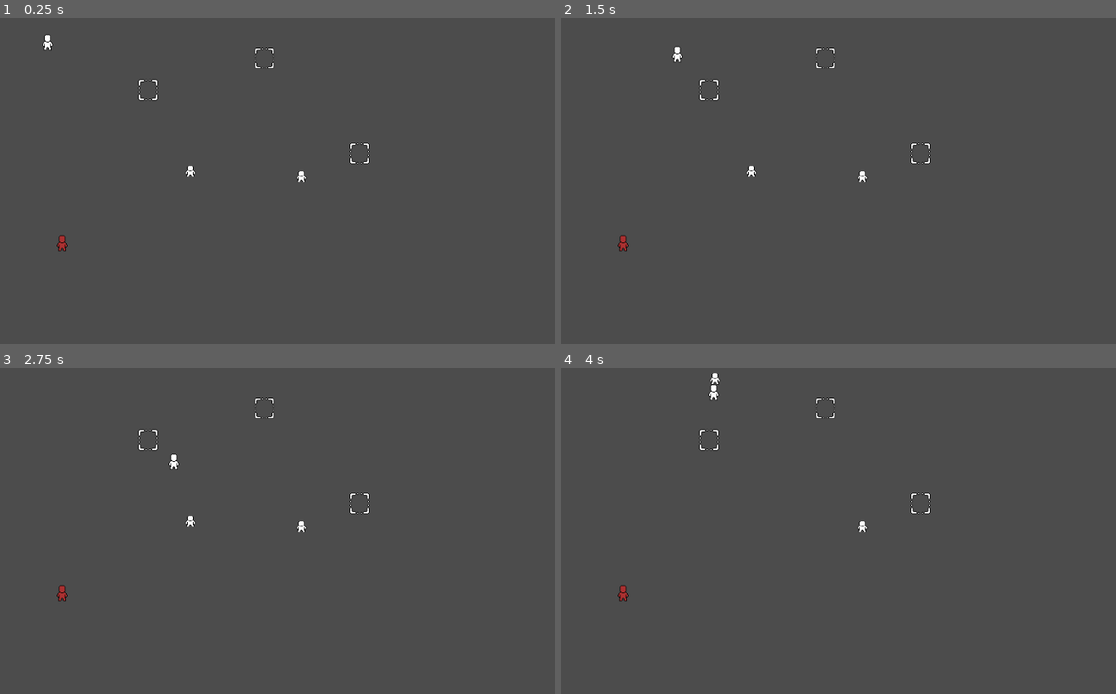
Above: before the commit, frames 1-4 (two rows, left to right).
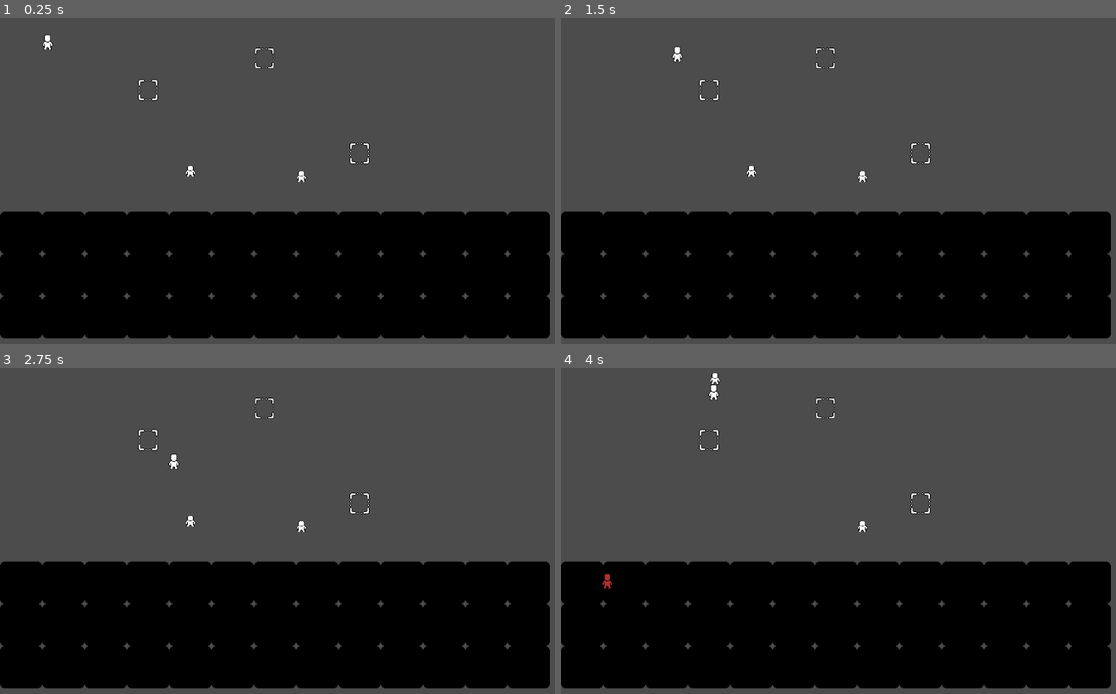
Above: after the commit, the same moments.

Repository: Geminimax/GamingJam2020
Game: Godot game, scene res://Test/CharacterTestScene.tscn
The game is run twice, just before and just after one commit, with the same random seed, the same clock (stepped at 60 frames per second) and the same inputs. The engine's default icon, where the game draws it, is replaced by a stand-in: a white triangle on a blue panel in a dark square.
Inputs (mouse positions are in pixels of both pictures, inside the frame that each line leads up to):
- Up to frame 1 (0.25 s): no input
- Up to frame 2 (1.5 s): tap Enter at 0.5 s; move the mouse to (1049, 177) at 0.52 s; hold Right (move_right) 0.53-1.28 s; tap Z (drop_tower) at 0.6, 1.35 s; move the mouse to (766, 216) at 1.27 s; hold S (move_down) from 1.28 s (still down)
- Up to frame 3 (2.75 s): tap Space at 2 s; move the mouse to (405, 462) at 2.02 s; release S (move_down) at 2.03 s; hold Right (move_right) from 2.03 s (still down); tap Z (drop_tower) at 2.1 s
- Up to frame 4 (4 s): move the mouse to (866, 628) at 2.77 s; release Right (move_right) at 2.78 s; hold Up (move_up) 2.78-3.53 s; tap Z (drop_tower) at 2.85, 3.6 s; move the mouse to (1104, 609) at 3.52 s; hold A (move_left) from 3.53 s (still down)

The runs differ from the first frame. In frame 1, 38% of the frame differs, in the area x 0-100%, y 59-99%; in frame 2, 38%; in frame 3, 38%; in frame 4, 38%.

Commit message:
enemy spawner half-done

Diff:
--- /dev/null
+++ b/Nodes/Character/Enemy/EnemySpawner.gd
@@ -0,0 +1,59 @@
+extends Node2D
+
+export (PackedScene) var Enemy
+
+var nav_2d: Navigation2D = null setget setnav_2d
+var start = Vector2(70, 350)
+var end = Vector2(700, 450)
+var path = null
+var reset_path = true
+
+var is_ready = false
+
+func _ready():
+    set_process(false)
+    print("enemy spawner ready")
+
+func _process(delta):
+    pass
+
+
+func gen_path(start: Vector2, end: Vector2):
+    var new_path = nav_2d.get_simple_path(start, end)
+    path = new_path
+
+# TODO @arsukeey Fazer o start e end (objective) serem recebidos por argumentos aqui
+func setnav_2d(value: Navigation2D):
+    if value != null:
+        nav_2d = value
+        gen_path(start, end)
+        $WaveCooldown.start()
+        is_ready = true
+
+const ENEMIES_PER_WAVE = 3
+
+var enemies_count = 0
+var wave = false
+
+func spawn_wave():
+    print(path)
+    print("spawning wave")
+    wave = true
+    $EnemyCooldown.start()
+
+func _on_EnemyCooldown_timeout():
+    print("timeout enemy cooldown")
+    if enemies_count >= ENEMIES_PER_WAVE:
+        enemies_count = 0
+        wave = false
+        $EnemyCooldown.stop()
+    spawn_enemy()
+    enemies_count += 1
+
+func spawn_enemy():
+    print("spawning enemy")
+    var enemy = Enemy.instance()
+    add_child(enemy)
+    print(enemy)
+    enemy.position = start
+    enemy.set_path(path)
--- /dev/null
+++ b/Nodes/Character/Enemy/EnemySpawner.tscn
@@ -0,0 +1,16 @@
+[gd_scene load_steps=3 format=2]
+
+[ext_resource path="res://Nodes/Character/Enemy/EnemySpawner.gd" type="Script" id=1]
+[ext_resource path="res://Nodes/Character/Enemy/GenericEnemy.tscn" type="PackedScene" id=2]
+
+[node name="Node2D" type="Node2D"]
+script = ExtResource( 1 )
+Enemy = ExtResource( 2 )
+
+[node name="WaveCooldown" type="Timer" parent="."]
+wait_time = 3.0
+
+[node name="EnemyCooldown" type="Timer" parent="."]
+wait_time = 0.4
+[connection signal="timeout" from="WaveCooldown" to="." method="spawn_wave"]
+[connection signal="timeout" from="EnemyCooldown" to="." method="_on_EnemyCooldown_timeout"]
--- a/Nodes/Character/Enemy/GenericEnemy.gd
+++ b/Nodes/Character/Enemy/GenericEnemy.gd
@@ -1,25 +1,20 @@
 extends Node2D
 
-onready var nav_2d: Navigation2D = $Navigation2D
+onready var nav_2d: Navigation2D = get_parent().get_node("Level")
 onready var caminho: Line2D = $Caminho
 
-var speed = 50.0
+var speed = 110.0
 var path = PoolVector2Array() setget set_path
 
 func _ready():
+    print("ENEMY READY")
     set_process(false)
-    var objective = get_parent().get_node("EnemyObjective").global_position
-    var new_path = nav_2d.get_simple_path(global_position, objective)
-    print(new_path)
-    caminho.points = new_path
-    set_path(new_path)
 
 func _process(delta):
     var move_dist = speed * delta
     move_along_path(move_dist)
 
 func move_along_path(distance: float):
-    print("move_along_path")
     var start_point = position
     for i in range(path.size()):
         var distance_to_next = start_point.distance_to(path[0])
@@ -29,9 +24,13 @@
         elif path.size() == 1 and distance > distance_to_next:
             position = path[0]
             set_process(false)
+            handle_enemy_reaching_end()
         distance -= distance_to_next
         start_point = path[0]
         path.remove(0)
+
+func handle_enemy_reaching_end():
+    queue_free()
 
 func set_path(value: PoolVector2Array):
     path = value
--- a/Nodes/Character/Enemy/GenericEnemy.tscn
+++ b/Nodes/Character/Enemy/GenericEnemy.tscn
@@ -1,29 +1,7 @@
-[gd_scene load_steps=6 format=2]
+[gd_scene load_steps=3 format=2]
 
 [ext_resource path="res://Assets/Sprites/EnemyPlaceholder.png" type="Texture" id=1]
 [ext_resource path="res://Nodes/Character/Enemy/GenericEnemy.gd" type="Script" id=2]
-[ext_resource path="res://icon.png" type="Texture" id=3]
-
-[sub_resource type="NavigationPolygon" id=1]
-vertices = PoolVector2Array( 0, 0, 64, 0, 64, 64, 0, 64 )
-polygons = [ PoolIntArray( 0, 1, 2, 3 ) ]
-
-[sub_resource type="TileSet" id=2]
-0/name = "icon.png 0"
-0/texture = ExtResource( 3 )
-0/tex_offset = Vector2( 0, 0 )
-0/modulate = Color( 1, 1, 1, 1 )
-0/region = Rect2( 0, 0, 64, 64 )
-0/tile_mode = 0
-0/occluder_offset = Vector2( 0, 0 )
-0/navigation_offset = Vector2( 0, 0 )
-0/navigation = SubResource( 1 )
-0/shape_offset = Vector2( 0, 0 )
-0/shape_transform = Transform2D( 1, 0, 0, 1, 0, 0 )
-0/shape_one_way = false
-0/shape_one_way_margin = 0.0
-0/shapes = [  ]
-0/z_index = 0
 
 [node name="GenericEnemy" type="Node2D"]
 script = ExtResource( 2 )
@@ -31,13 +9,6 @@
 [node name="Sprite" type="Sprite" parent="."]
 texture = ExtResource( 1 )
 
-[node name="Navigation2D" type="Navigation2D" parent="."]
-
-[node name="TileMap" type="TileMap" parent="Navigation2D"]
-tile_set = SubResource( 2 )
-format = 1
-tile_data = PoolIntArray( 327680, 0, 0, 327681, 0, 0, 327682, 0, 0, 327683, 0, 0, 327684, 0, 0, 327685, 0, 0, 327686, 0, 0, 327687, 0, 0, 327688, 0, 0, 327689, 0, 0, 327690, 0, 0, 327691, 0, 0, 327692, 0, 0, 327693, 0, 0, 327694, 0, 0, 327695, 0, 0, 393216, 0, 0, 393217, 0, 0, 393218, 0, 0, 393219, 0, 0, 393220, 0, 0, 393221, 0, 0, 393222, 0, 0, 393223, 0, 0, 393224, 0, 0, 393225, 0, 0, 393226, 0, 0, 393227, 0, 0, 393228, 0, 0, 393229, 0, 0, 393230, 0, 0, 393231, 0, 0, 458752, 0, 0, 458753, 0, 0, 458754, 0, 0, 458755, 0, 0, 458756, 0, 0, 458757, 0, 0, 458758, 0, 0, 458759, 0, 0, 458760, 0, 0, 458761, 0, 0, 458762, 0, 0, 458763, 0, 0, 458764, 0, 0, 458765, 0, 0, 458766, 0, 0, 458767, 0, 0 )
-
 [node name="Caminho" type="Line2D" parent="."]
 points = PoolVector2Array( -0.0303802, 0.282173 )
 default_color = Color( 1, 0.14902, 0.905882, 1 )
--- /dev/null
+++ b/Test/CharacterTestScene.gd
@@ -0,0 +1,4 @@
+extends Node2D
+
+func _ready():
+    $EnemySpawner.setnav_2d($Level)
--- a/Test/CharacterTestScene.tscn
+++ b/Test/CharacterTestScene.tscn
@@ -1,11 +1,49 @@
-[gd_scene load_steps=5 format=2]
+[gd_scene load_steps=9 format=2]
 
 [ext_resource path="res://Nodes/Character/Player/MainCharacterController.tscn" type="PackedScene" id=1]
 [ext_resource path="res://Nodes/Character/Tower/TowerCharacterController.tscn" type="PackedScene" id=2]
 [ext_resource path="res://Nodes/DropSpot.tscn" type="PackedScene" id=3]
-[ext_resource path="res://Nodes/Character/Enemy/GenericEnemy.tscn" type="PackedScene" id=4]
+[ext_resource path="res://Nodes/Character/Enemy/EnemySpawner.tscn" type="PackedScene" id=4]
+[ext_resource path="res://icon.png" type="Texture" id=5]
+[ext_resource path="res://Test/CharacterTestScene.gd" type="Script" id=6]
+
+[sub_resource type="NavigationPolygon" id=1]
+vertices = PoolVector2Array( 0, 0, 64, 0, 64, 64, 0, 64 )
+polygons = [ PoolIntArray( 0, 1, 2, 3 ) ]
+
+[sub_resource type="TileSet" id=2]
+0/name = "icon.png 0"
+0/texture = ExtResource( 5 )
+0/tex_offset = Vector2( 0, 0 )
+0/modulate = Color( 1, 1, 1, 1 )
+0/region = Rect2( 0, 0, 64, 64 )
+0/tile_mode = 0
+0/occluder_offset = Vector2( 0, 0 )
+0/navigation_offset = Vector2( 0, 0 )
+0/navigation = SubResource( 1 )
+0/shape_offset = Vector2( 0, 0 )
+0/shape_transform = Transform2D( 1, 0, 0, 1, 0, 0 )
+0/shape_one_way = false
+0/shape_one_way_margin = 0.0
+0/shapes = [  ]
+0/z_index = 0
+1/name = "icon.png 1"
+1/texture = ExtResource( 5 )
+1/tex_offset = Vector2( 0, 0 )
+1/modulate = Color( 1, 1, 1, 1 )
+1/region = Rect2( 0, 0, 64, 64 )
+1/tile_mode = 0
+1/occluder_offset = Vector2( 0, 0 )
+1/navigation_offset = Vector2( 0, 0 )
+1/shape_offset = Vector2( 0, 0 )
+1/shape_transform = Transform2D( 1, 0, 0, 1, 0, 0 )
+1/shape_one_way = false
+1/shape_one_way_margin = 0.0
+1/shapes = [  ]
+1/z_index = 0
 
 [node name="CharacterTestScene" type="Node2D"]
+script = ExtResource( 6 )
 
 [node name="TowerCharacterController" parent="." instance=ExtResource( 2 )]
 position = Vector2( 456, 264 )
@@ -27,8 +65,13 @@
 [node name="DropSpot3" parent="." instance=ExtResource( 3 )]
 position = Vector2( 544, 232 )
 
-[node name="GenericEnemy" parent="." instance=ExtResource( 4 )]
-position = Vector2( 93.5991, 368.246 )
+[node name="Level" type="Navigation2D" parent="."]
 
-[node name="EnemyObjective" type="Position2D" parent="."]
-position = Vector2( 723.177, 448.055 )
+[node name="TileMap" type="TileMap" parent="Level"]
+modulate = Color( 0, 0, 0, 1 )
+z_index = -1
+tile_set = SubResource( 2 )
+format = 1
+tile_data = PoolIntArray( 327680, 0, 0, 327681, 0, 0, 327682, 1, 0, 327683, 0, 0, 327684, 0, 0, 327685, 0, 0, 327686, 0, 0, 327687, 0, 0, 327688, 0, 0, 327689, 0, 0, 327690, 0, 0, 327691, 0, 0, 327692, 0, 0, 393216, 0, 0, 393217, 0, 0, 393218, 1, 0, 393219, 0, 0, 393220, 0, 0, 393221, 1, 0, 393222, 0, 0, 393223, 0, 0, 393224, 0, 0, 393225, 0, 0, 393226, 0, 0, 393227, 0, 0, 393228, 0, 0, 458752, 0, 0, 458753, 0, 0, 458754, 0, 0, 458755, 0, 0, 458756, 0, 0, 458757, 1, 0, 458758, 0, 0, 458759, 0, 0, 458760, 0, 0, 458761, 0, 0, 458762, 0, 0, 458763, 1, 0, 458764, 0, 0 )
+
+[node name="EnemySpawner" parent="." instance=ExtResource( 4 )]
